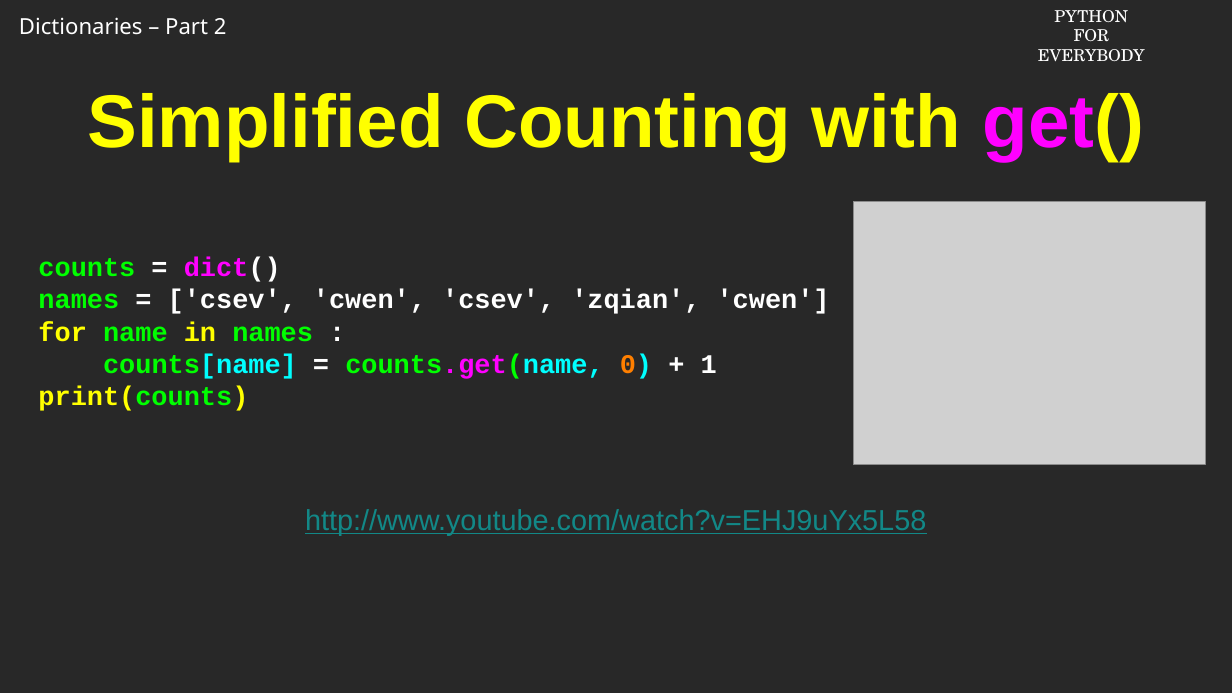
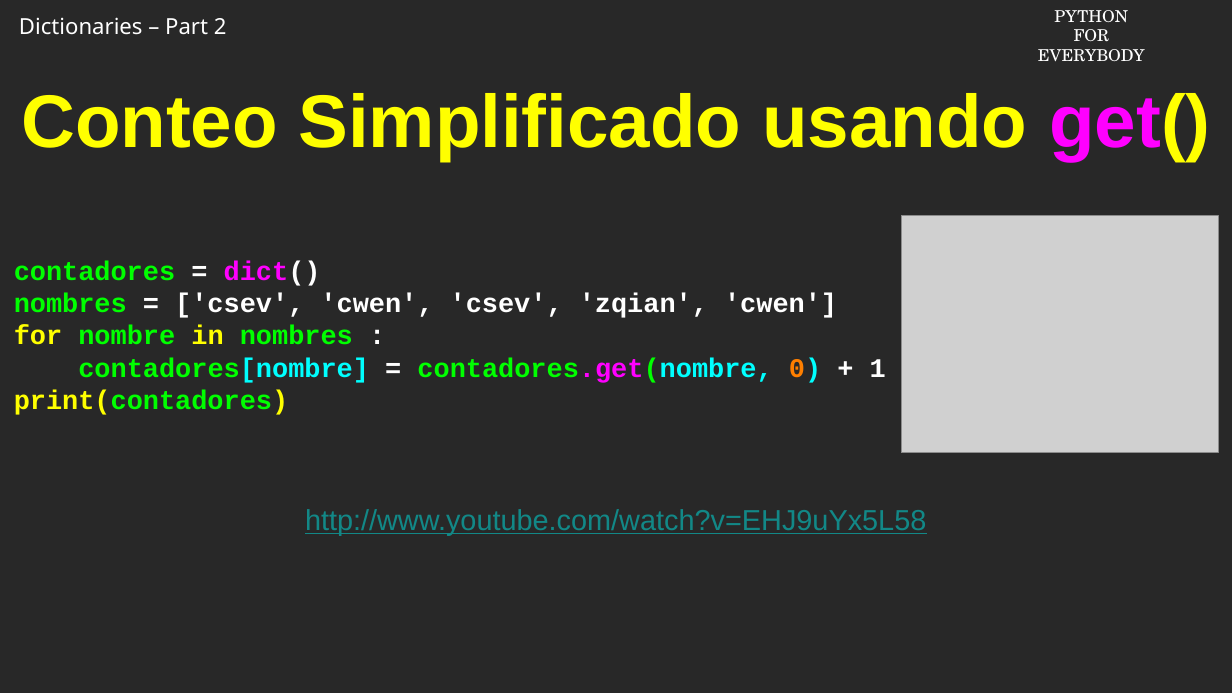
Before and after one commit to csev/py4e, a slide deck: slide 9 of ai/9.2.pptx. Drawn at 1232x693 pixels with LibreOffice and Linux fonts; fonts in the diff are those of the drawing; grey boxes stand for pictures; background and template pictures are left out. Boxes give left, top, right and bottom in pixels: in the first picture for what was removed or moved away, otherwise in the second. Text is boxed around its words. In the diff, an @@ line names an element or a change of style, - is before the commit and + after.

```diff
--- a/ai/9.2.pptx
+++ b/ai/9.2.pptx
@@ title at (21,93,1211,161): text changed @@
-Simplified Counting with get()
+Conteo Simplificado usando get()
@@ picture: place and size @@
-picture at (853,202,1204,464)
+picture at (901,215,1218,452)
@@ text at (14,261,886,415): text changed; text colour #FFFFFF to #00FF00 @@
-counts = dict()
-names = ['csev', 'cwen', 'csev', 'zqian', 'cwen']
-for name in names :
-counts[name] = counts.get(name, 0) + 1
-print(counts)
+contadores = dict()
+nombres = ['csev', 'cwen', 'csev', 'zqian', 'cwen']
+for nombre in nombres :
+contadores[nombre] = contadores.get(nombre, 0) + 1
+print(contadores)
```
Also in this commit, not shown: 8 other slides changed.
